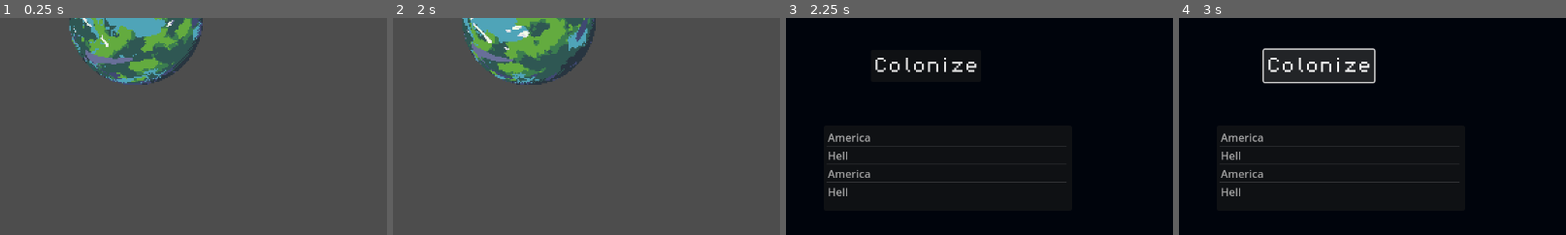
Above: before the commit, frames 1-4 (left to right).
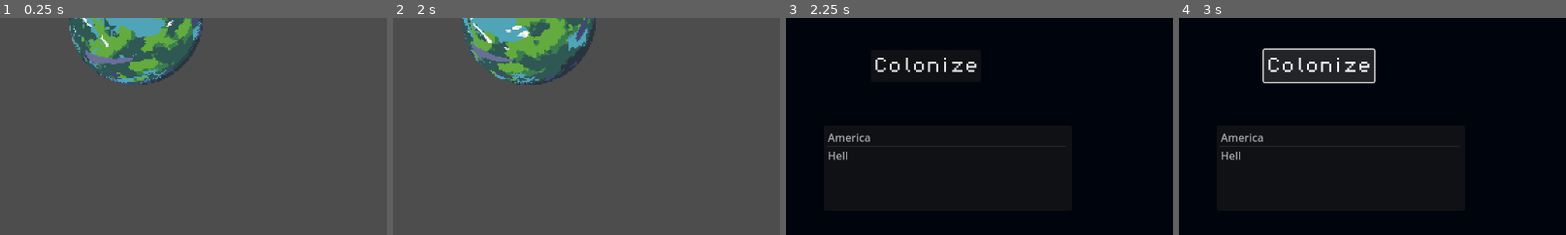
Above: after the commit, the same moments.

Repository: TimidBagel/refactored-octo-sniffle
Game: Godot game, scene res://scenes/sol.tscn
Same seed, same stepped clock (60 frames per second), same inputs: the game is played once before the commit and once after it.
Inputs (mouse positions are % of the whole screen's width and height, from its top left):
- Up to frame 1 (0.25 s): no input
- Up to frame 2 (2 s): click (50, 50) at 0.67 s; click "Back" at 1.25 s
- Up to frame 3 (2.25 s): move the mouse to (20, 50) at 2.02 s; click (20, 50) at 2.17 s
- Up to frame 4 (3 s): click "Colonize" at 2.75 s
The pictures show only the part of the screen within x 33-82%, y 50-100%; the shares and areas given below are measured in that part.

Frames 1-2 are identical in both runs. In frame 3, 0.6% of the frame differs, in the area x 10-73%, y 70-83%; in frame 4, 0.6%.

Commit message:
quick fix

Diff:
--- a/Engine Files/scenes/UI.tscn
+++ b/Engine Files/scenes/UI.tscn
@@ -129,9 +129,6 @@
 offset_bottom = 23.0
 script = ExtResource("4_sajhn")
 
-[connection signal="pressed" from="Control/ColorRect/Button" to="." method="_on_button_pressed"]
-[connection signal="item_activated" from="Control/ColorRect/CivList" to="." method="_on_civ_list_item_activated"]
-
 [node name="ColonizeButton" type="Button" parent="Control/ColorRect"]
 layout_mode = 0
 offset_left = 501.0
@@ -143,4 +140,5 @@
 text = "Colonize"
 
 [connection signal="pressed" from="Control/ColorRect/BackButton" to="." method="_on_back_button_pressed"]
+[connection signal="item_activated" from="Control/ColorRect/CivList" to="." method="_on_civ_list_item_activated"]
 [connection signal="pressed" from="Control/ColorRect/ColonizeButton" to="." method="_on_add_civ_button_pressed"]
--- a/Engine Files/scripts/ui.gd
+++ b/Engine Files/scripts/ui.gd
@@ -35,16 +35,12 @@
 		civ_list.add_item(str(i.civ_name))
 
 
-func _on_button_pressed():
-	civ_list.clear()
-	self.visible = false
-
-
 func _on_civ_list_item_activated(index):
 	civ_info.change_civilization(current_planet.civilizations[index])
 	civ_info.change_text()
 
 func _on_back_button_pressed():
+	civ_list.clear()
 	self.visible = false
 
 func _on_add_civ_button_pressed():
